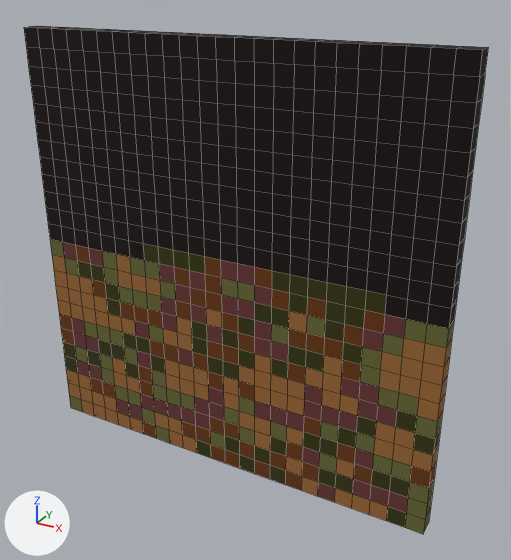
One commit to the OBJ model WindingTale2/Assets/Resources/Shapes/Shapes_23/Shape_23_190.obj: the scene before it, then after it.
Before and after are seen from a 50 mm lens placed at (1.81, -3.01, 1.48), pointed at (0.14, 0.01, -0.03). The lights are fixed; the arrows at lower left show +X, +Y and +Z. The picture after the commit comes second. Mesh edges are drawn as thin lines. Where no turn or scale is listed for an object, it has been applied to the vertices. Vertices at exactly the same position are counted once.

Objects in the first picture: 'Shape_23_190'.
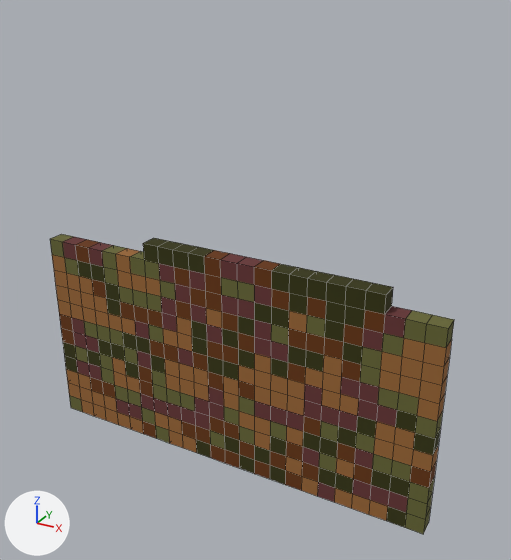
The change, as a list of edits to the scene's bpy script:
```text
Change me_shape_23_190:
    used by ob_shape_23_190; location = (0.0, 0.0, 0.0)
    remove me_shape_23_190.from_pydata(...)  # 1250 vertices, 1248 faces; spans x -1.2..1.2, y -0.1..0.0, z -1.2..1.2
    add me_shape_23_190.from_pydata(...)  # 680 vertices, 678 faces; spans x -1.2..1.2, y -0.1..0.0, z -1.2..0.1
    me_shape_23_190 part 1: 570 vertices removed from x -1.2..1.2, y -0.1..0.0, z 0.1..1.2
```

Changed parts and their boxes [x1, y1, x2, y2] in the pictures (511 x 560 px):
'Shape_23_190', reshaped (13% narrower, 41% shorter)
    before: [24, 26, 489, 534]
    after: [50, 234, 454, 534]
part 1 of me_shape_23_190, deleted
    before: [24, 26, 489, 328]
